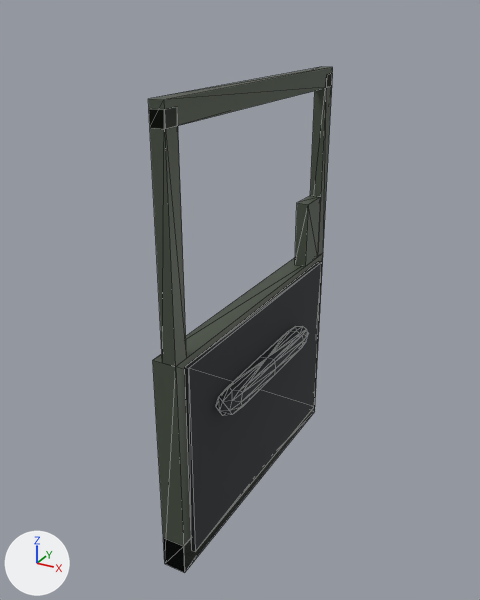
What one commit did to the glTF model game/assets/models/vehicle/mule_door_fl.glb.
One viewpoint serves both versions: a 50 mm lens placed at (0.909, -2.154, 1.997), pointed at (0.014, -0.525, 1.183). The axes (+X, +Y, +Z) are drawn at lower left. The lights are the same throughout. The picture after the commit comes second. Mesh edges are drawn as thin lines. Vertices at exactly the same position are counted once.

In view in the first picture: 'mule_door_l'.
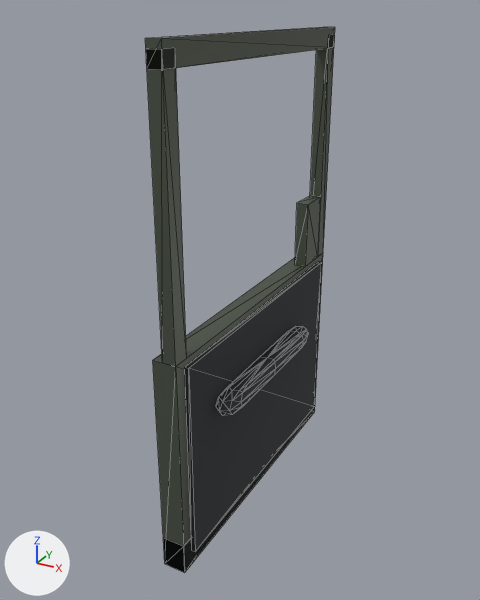
The change, as a diff of the scene's bpy script:
```diff
--- a/game/assets/models/vehicle/mule_door_fl.glb.py
+++ b/game/assets/models/vehicle/mule_door_fl.glb.py
@@ me_mule_door_l @@
 # used by ob_mule_door_l; location = (0.0, 0.0, 0.0)
 # before: 9 (0.07, 0.0, 1.8) at pixel (332, 73), 10 (0.03, 0.0, 1.8), 12 (0.03, -0.05, 1.8), 13 (0.07, -0.05, 1.8) at pixel (326, 74)
 # before: 17 (0.07, -0.91, 1.8) at pixel (177, 106), 18 (0.03, -0.91, 1.8), 20 (0.03, -0.96, 1.8) at pixel (148, 108), 21 (0.07, -0.96, 1.8) at pixel (164, 109)
-me_mule_door_l.from_pydata(...)  # 200 vertices, 354 faces; spans x -0.016..0.14, y -0.96..0.0, z 0.5..1.82
+me_mule_door_l.from_pydata(...)  # 200 vertices, 354 faces; spans x -0.016..0.14, y -0.96..0.0, z 0.5..1.94
+# me_mule_door_l part 1: the loose piece of 8 vertices spanning x 0.03..0.07, y -0.96..0.0, z 1.76..1.82 is moved by (0.0, 0.0, 0.12)
+# me_mule_door_l part 2
+for i in [9, 10, 12, 13]: me_mule_door_l.vertices[i].co += Vector((0.0, 0.0, 0.12))
+# me_mule_door_l part 3
+for i in [17, 18, 20, 21]: me_mule_door_l.vertices[i].co += Vector((0.0, 0.0, 0.12))
 me_mule_door_l.materials.append(mat_mule_door_l_paint)
```

Changed parts and their boxes [x1, y1, x2, y2] in the pictures (480 x 600 px; the box of a moved part takes in the faces that stretch with it):
'mule_door_l', reshaped (8% taller): before [148, 67, 333, 573]; after [145, 27, 335, 573]
part 1 of me_mule_door_l, moved or reshaped: before [148, 67, 333, 129]; after [145, 27, 335, 70]
part 2 of me_mule_door_l, moved or reshaped: before [310, 74, 333, 257]; after [310, 34, 335, 257]
part 3 of me_mule_door_l, moved or reshaped: before [149, 109, 187, 367]; after [146, 48, 187, 367]
